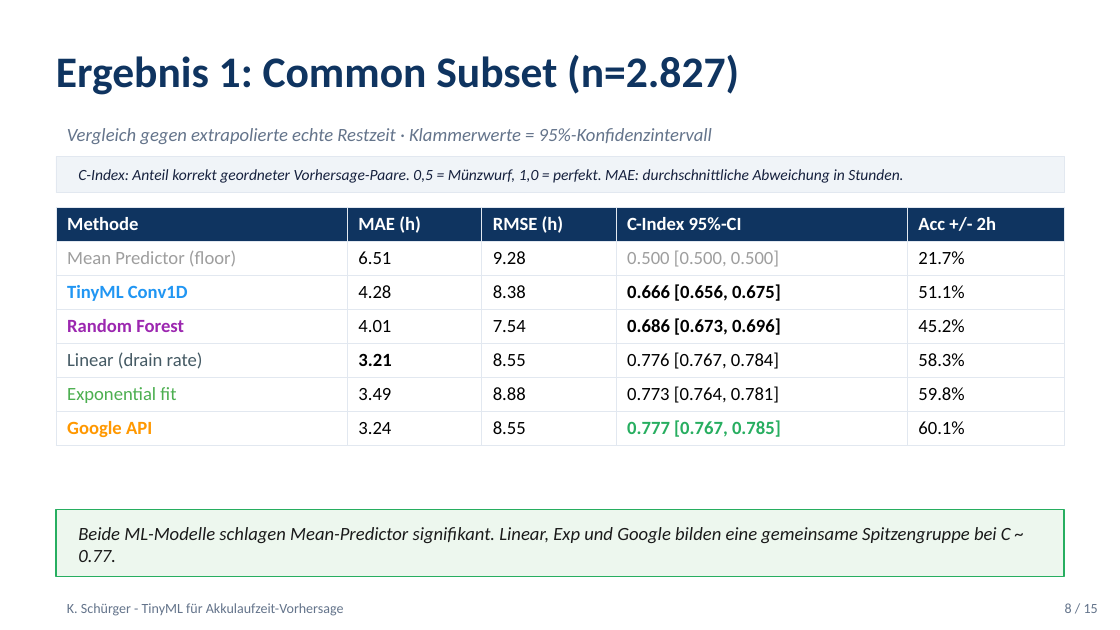
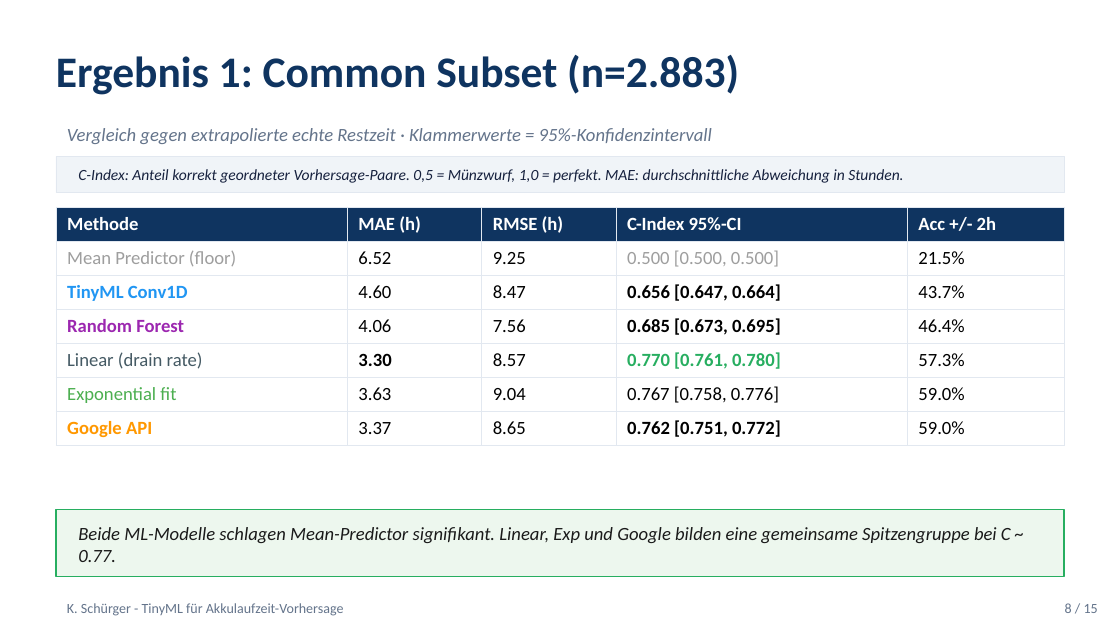
Before and after one commit to Keno-fsdf/HandyUsageRepo, a slide deck: slide 8 of paper/Paper_Verteidigung.pptx. Drawn at 1120x630 pixels with LibreOffice and Linux fonts; fonts in the diff are those of the drawing. Boxes give left, top, right and bottom in pixels: in the first picture for what was removed or moved away, otherwise in the second. Text is boxed around its words. In the diff, an @@ line names an element or a change of style, - is before the commit and + after.

```diff
--- a/paper/Paper_Verteidigung.pptx
+++ b/paper/Paper_Verteidigung.pptx
@@ text at (56,55,739,95): text changed @@
-Ergebnis 1: Common Subset (n=2.827)
+Ergebnis 1: Common Subset (n=2.883)
@@ table at (56,207,1064,441) @@
-row 2: Mean Predictor (floor) | 6.51 | 9.28 | 0.500 [0.500, 0.500] | 21.7%
+row 2: Mean Predictor (floor) | 6.52 | 9.25 | 0.500 [0.500, 0.500] | 21.5%
-row 3: TinyML Conv1D | 4.28 | 8.38 | 0.666 [0.656, 0.675] | 51.1%
+row 3: TinyML Conv1D | 4.60 | 8.47 | 0.656 [0.647, 0.664] | 43.7%
-row 4: Random Forest | 4.01 | 7.54 | 0.686 [0.673, 0.696] | 45.2%
+row 4: Random Forest | 4.06 | 7.56 | 0.685 [0.673, 0.695] | 46.4%
-row 5: Linear (drain rate) | 3.21 | 8.55 | 0.776 [0.767, 0.784] | 58.3%
+row 5: Linear (drain rate) | 3.30 | 8.57 | 0.770 [0.761, 0.780] | 57.3%
-row 6: Exponential fit | 3.49 | 8.88 | 0.773 [0.764, 0.781] | 59.8%
+row 6: Exponential fit | 3.63 | 9.04 | 0.767 [0.758, 0.776] | 59.0%
-row 7: Google API | 3.24 | 8.55 | 0.777 [0.767, 0.785] | 60.1%
+row 7: Google API | 3.37 | 8.65 | 0.762 [0.751, 0.772] | 59.0%
```
Also in this commit, not shown: 7 other slides changed, 3 other files.
